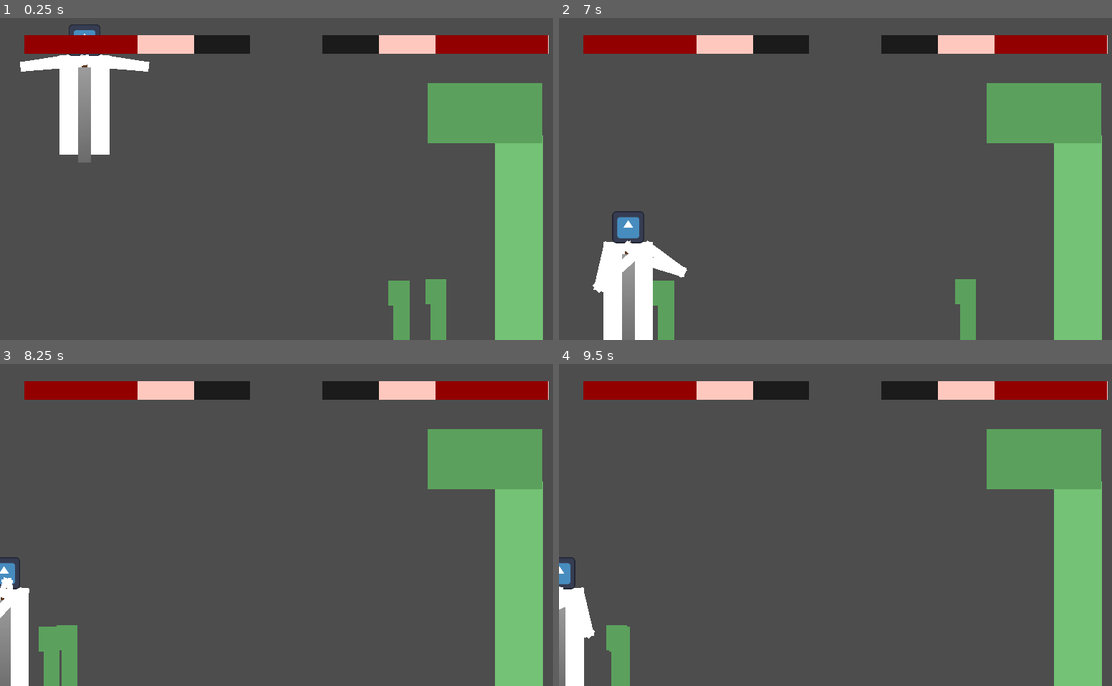
Above: before the commit, frames 1-4 (two rows, left to right).
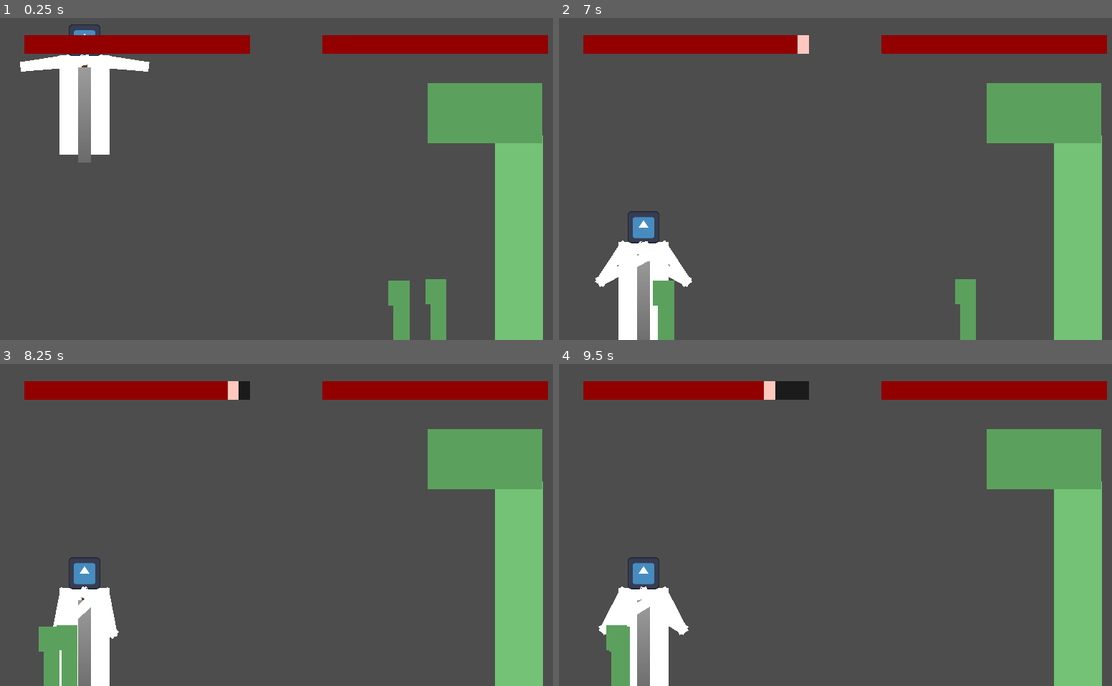
Above: after the commit, the same moments.

Repository: Tchetchouille/Dyspraxia-and-the-Dragon
Game: Godot game, scene res://Actual Project/Scenes/main.tscn
The game is run twice, just before and just after one commit, with the same random seed, the same clock (stepped at 60 frames per second) and the same inputs. The engine's default icon, where the game draws it, is replaced by a stand-in: a white triangle on a blue panel in a dark square.
Inputs:
- Up to frame 1 (0.25 s): no input
- Up to frame 2 (7 s): hold Right (ui_right) 0.53-2.03 s; hold Left (ui_left) 2.03-2.78 s; hold Right (ui_right) 2.78-4.28 s; hold Left (ui_left) 4.28-5.03 s; hold Right (ui_right) 5.03-5.78 s; hold Left (ui_left) from 5.78 s (still down)
- Up to frame 3 (8.25 s): release Left (ui_left) at 7.28 s; hold Right (ui_right) from 7.28 s (still down)
- Up to frame 4 (9.5 s): keep holding Right (ui_right)

The runs differ from the first frame. In frame 1, 2.4% of the frame differs, in the area x 24-100%, y 5-12%; in frame 2, 5.0%; in frame 3, 6.7%; in frame 4, 6.8%, in the area x 0-100%, y 5-100%.

Commit message:
Player Health Bar done + Tween for player arms

Diff:
--- a/dyspraxia-and-the-dragon/EXP (Experimental Stuff)/EXP Scenes/exp_celestia_character.tscn
+++ b/dyspraxia-and-the-dragon/EXP (Experimental Stuff)/EXP Scenes/exp_celestia_character.tscn
@@ -32,9 +32,15 @@
 [sub_resource type="RectangleShape2D" id="RectangleShape2D_bdqk2"]
 size = Vector2(190, 26)
 
+[sub_resource type="RectangleShape2D" id="RectangleShape2D_jrwe5"]
+size = Vector2(100, 200)
+
+[sub_resource type="RectangleShape2D" id="RectangleShape2D_u1afq"]
+size = Vector2(67, 66)
+
 [node name="ExpCelestia" type="CharacterBody2D"]
 position = Vector2(0, 90)
-collision_mask = 57
+collision_mask = 33
 script = ExtResource("1_55sdg")
 
 [node name="CollisionShape2D" type="CollisionShape2D" parent="."]
@@ -213,3 +219,15 @@
 position = Vector2(0, -50)
 node_a = NodePath("..")
 node_b = NodePath("../../../LeftArm1/UpperLeftArm")
+
+[node name="HitBox" type="Area2D" parent="."]
+collision_mask = 24
+
+[node name="CollisionShape2D" type="CollisionShape2D" parent="HitBox"]
+shape = SubResource("RectangleShape2D_jrwe5")
+
+[node name="CollisionShape2D2" type="CollisionShape2D" parent="HitBox"]
+position = Vector2(-0.5, -132)
+shape = SubResource("RectangleShape2D_u1afq")
+
+[connection signal="body_entered" from="HitBox" to="." method="_on_hit_box_body_entered"]
--- a/dyspraxia-and-the-dragon/EXP (Experimental Stuff)/EXP Scenes/exp_dragon.tscn
+++ b/dyspraxia-and-the-dragon/EXP (Experimental Stuff)/EXP Scenes/exp_dragon.tscn
@@ -1,4 +1,6 @@
-[gd_scene load_steps=7 format=3 uid="uid://dptogfynpfrby"]
+[gd_scene load_steps=8 format=3 uid="uid://dptogfynpfrby"]
+
+[ext_resource type="Script" path="res://EXP (Experimental Stuff)/EXP Scripts/exp_dragon.gd" id="1_x5usq"]
 
 [sub_resource type="Gradient" id="Gradient_xyn0o"]
 colors = PackedColorArray(0.453692, 0.761244, 0.462193, 1, 0.454902, 0.760784, 0.462745, 1)
@@ -21,6 +23,7 @@
 [node name="ExpDragon" type="CharacterBody2D"]
 collision_layer = 16
 collision_mask = 13
+script = ExtResource("1_x5usq")
 
 [node name="Sprite2D" type="Sprite2D" parent="."]
 position = Vector2(0, -218.5)
--- a/dyspraxia-and-the-dragon/EXP (Experimental Stuff)/EXP Scenes/main_ui.tscn
+++ b/dyspraxia-and-the-dragon/EXP (Experimental Stuff)/EXP Scenes/main_ui.tscn
@@ -1,4 +1,7 @@
-[gd_scene load_steps=9 format=3 uid="uid://btyfs2ogh11q5"]
+[gd_scene load_steps=11 format=3 uid="uid://btyfs2ogh11q5"]
+
+[ext_resource type="Script" path="res://EXP (Experimental Stuff)/EXP Scripts/exp_player_health_bar.gd" id="1_yllub"]
+[ext_resource type="Script" path="res://EXP (Experimental Stuff)/EXP Scripts/exp_dragon_health_bar.gd" id="2_5upj8"]
 
 [sub_resource type="StyleBoxEmpty" id="StyleBoxEmpty_d386c"]
 
@@ -70,6 +73,7 @@
 theme_override_styles/fill = SubResource("StyleBoxFlat_qr3vu")
 value = 50.0
 show_percentage = false
+script = ExtResource("1_yllub")
 
 [node name="DamageBar" type="ProgressBar" parent="VBoxContainer/HBoxContainer/PlayerHealth/HealthBar"]
 z_index = -1
@@ -111,6 +115,7 @@
 value = 50.0
 fill_mode = 1
 show_percentage = false
+script = ExtResource("2_5upj8")
 
 [node name="DamageBar" type="ProgressBar" parent="VBoxContainer/HBoxContainer/DragonHealth/HealthBar"]
 z_index = -1
@@ -140,3 +145,5 @@
 layout_mode = 2
 size_flags_vertical = 3
 size_flags_stretch_ratio = 15.0
+
+[connection signal="timeout" from="VBoxContainer/HBoxContainer/PlayerHealth/HealthBar/Timer" to="VBoxContainer/HBoxContainer/PlayerHealth/HealthBar" method="_on_timer_timeout"]
--- a/dyspraxia-and-the-dragon/EXP (Experimental Stuff)/EXP Scripts/exp_c_blade.gd
+++ b/dyspraxia-and-the-dragon/EXP (Experimental Stuff)/EXP Scripts/exp_c_blade.gd
@@ -10,5 +10,6 @@
 func _physics_process(_delta: float) -> void:
 	var left_stick_input = Input.get_vector("hand_left", "hand_right", "hand_up", "hand_down") * 160
 	var right_stick_input = Input.get_vector("sword_left", "sword_right", "sword_up", "sword_down")
-	position = left_stick_input
 	look_at(global_position + right_stick_input)
+	var tween = create_tween()
+	tween.tween_property(self, "position", left_stick_input, 0.2)
--- a/dyspraxia-and-the-dragon/EXP (Experimental Stuff)/EXP Scripts/exp_c_body.gd
+++ b/dyspraxia-and-the-dragon/EXP (Experimental Stuff)/EXP Scripts/exp_c_body.gd
@@ -3,6 +3,15 @@
 
 const SPEED = 300.0
 const JUMP_VELOCITY = -1200.0
+var health = 100
+
+
+@onready var health_bar =  get_node("../MainUi/VBoxContainer/HBoxContainer/PlayerHealth/HealthBar")
+
+
+func _ready() -> void:
+	health_bar.init_health(health)
+
 
 func _physics_process(delta: float) -> void:
 	# Add the gravity.
@@ -21,3 +30,8 @@
 	else:
 		velocity.x = move_toward(velocity.x, 0, SPEED)
 	move_and_slide()
+
+
+func _on_hit_box_body_entered(body: Node2D) -> void:
+	health -= 5
+	health_bar.set_health(health)
--- a/dyspraxia-and-the-dragon/EXP (Experimental Stuff)/EXP Scripts/exp_c_sword.gd
+++ b/dyspraxia-and-the-dragon/EXP (Experimental Stuff)/EXP Scripts/exp_c_sword.gd
@@ -8,4 +8,6 @@
 
 # Called every frame. 'delta' is the elapsed time since the previous frame.
 func _physics_process(_delta: float) -> void:
-	position = Input.get_vector("hand_left", "hand_right", "hand_up", "hand_down") * 160
+	var pos = Input.get_vector("hand_left", "hand_right", "hand_up", "hand_down") * 160
+	var tween = create_tween()
+	tween.tween_property(self, "position", pos, 0.2)
--- /dev/null
+++ b/dyspraxia-and-the-dragon/EXP (Experimental Stuff)/EXP Scripts/exp_dragon.gd
@@ -0,0 +1,11 @@
+extends CharacterBody2D
+
+
+const health = 100
+
+
+@onready var health_bar =  get_node("../MainUi/VBoxContainer/HBoxContainer/DragonHealth/HealthBar")
+
+
+func _ready() -> void:
+	health_bar.init_health(health)
--- /dev/null
+++ b/dyspraxia-and-the-dragon/EXP (Experimental Stuff)/EXP Scripts/exp_dragon_health_bar.gd
@@ -0,0 +1,47 @@
+extends ProgressBar
+
+# Shamelessly stolen from: https://www.youtube.com/watch?v=f90ieBOoIYQ
+
+@onready var timer = $Timer
+@onready var damage_bar = $DamageBar
+
+signal game_over
+
+var health = 0
+# Used to hold values sent by player scene before the health bar is fully instantiated
+var db_max_value
+var db_value
+
+
+func _ready() -> void:
+	damage_bar.max_value = db_max_value
+	damage_bar.value = db_value
+
+
+func _set_health(new_health):
+	var prev_health = health
+	print(health)
+	health = min(max_value, new_health)
+	value = health
+
+	if health <= 0:
+		game_over.emit()
+
+	if health < prev_health:
+		timer.start()
+	else:
+		damage_bar.value = health
+
+
+
+func init_health(_health):
+	health = _health
+	max_value = health
+	value = health
+	db_max_value = health
+	db_value = health
+
+
+
+func _on_timer_timeout() -> void:
+	damage_bar.value = health
--- /dev/null
+++ b/dyspraxia-and-the-dragon/EXP (Experimental Stuff)/EXP Scripts/exp_player_health_bar.gd
@@ -0,0 +1,48 @@
+extends ProgressBar
+
+# Shamelessly stolen from: https://www.youtube.com/watch?v=f90ieBOoIYQ
+
+@onready var timer = $Timer
+@onready var damage_bar = $DamageBar
+
+signal game_over
+
+var health = 0
+# Used to hold values sent by player scene before the health bar is fully instantiated
+var db_max_value
+var db_value
+
+
+func _ready() -> void:
+	damage_bar.max_value = db_max_value
+	damage_bar.value = db_value
+
+
+func set_health(new_health):
+	var prev_health = health
+	print(health)
+	health = min(max_value, new_health)
+	value = health
+
+	if health <= 0:
+		game_over.emit()
+
+	if health < prev_health:
+		timer.start()
+	else:
+		damage_bar.value = health
+
+
+func init_health(_health):
+	health = _health
+	max_value = health
+	value = health
+	db_max_value = health
+	db_value = health
+
+
+
+func _on_timer_timeout() -> void:
+	# damage_bar.value = health
+	var tween = create_tween()
+	tween.tween_property(damage_bar, "value", health, 0.1)
--- a/dyspraxia-and-the-dragon/EXP (Experimental Stuff)/EXP Scripts/game_manager.gd
+++ b/dyspraxia-and-the-dragon/EXP (Experimental Stuff)/EXP Scripts/game_manager.gd
@@ -26,7 +26,6 @@
 	if time >= 1:
 		dragon_action()
 		time = 0
-		print(available_claws)
 
 func dragon_action():
 	# The dragon "rolls a dice". If it is low enough and if a claw is available, it triggers a claw attack.
--- a/dyspraxia-and-the-dragon/project.godot
+++ b/dyspraxia-and-the-dragon/project.godot
@@ -45,8 +45,8 @@
 jump={
 "deadzone": 0.5,
 "events": [Object(InputEventJoypadButton,"resource_local_to_scene":false,"resource_name":"","device":-1,"button_index":0,"pressure":0.0,"pressed":true,"script":null)
-, Object(InputEventJoypadMotion,"resource_local_to_scene":false,"resource_name":"","device":-1,"axis":4,"axis_value":1.0,"script":null)
-, Object(InputEventJoypadMotion,"resource_local_to_scene":false,"resource_name":"","device":-1,"axis":5,"axis_value":1.0,"script":null)
+, Object(InputEventJoypadButton,"resource_local_to_scene":false,"resource_name":"","device":-1,"button_index":9,"pressure":0.0,"pressed":true,"script":null)
+, Object(InputEventJoypadButton,"resource_local_to_scene":false,"resource_name":"","device":-1,"button_index":10,"pressure":0.0,"pressed":true,"script":null)
 , Object(InputEventJoypadButton,"resource_local_to_scene":false,"resource_name":"","device":-1,"button_index":7,"pressure":0.0,"pressed":true,"script":null)
 ]
 }
@@ -72,12 +72,12 @@
 }
 move_left={
 "deadzone": 0.5,
-"events": [Object(InputEventJoypadButton,"resource_local_to_scene":false,"resource_name":"","device":-1,"button_index":9,"pressure":0.0,"pressed":true,"script":null)
+"events": [Object(InputEventJoypadMotion,"resource_local_to_scene":false,"resource_name":"","device":-1,"axis":4,"axis_value":1.0,"script":null)
 ]
 }
 move_right={
 "deadzone": 0.5,
-"events": [Object(InputEventJoypadButton,"resource_local_to_scene":false,"resource_name":"","device":-1,"button_index":10,"pressure":0.0,"pressed":true,"script":null)
+"events": [Object(InputEventJoypadMotion,"resource_local_to_scene":false,"resource_name":"","device":-1,"axis":5,"axis_value":1.0,"script":null)
 ]
 }
 
@@ -89,6 +89,7 @@
 2d_physics/layer_4="Fireballs"
 2d_physics/layer_5="Dragon"
 2d_physics/layer_6="Floor"
+2d_physics/layer_7="Hitbox"
 
 [physics]
 
Not shown: 1 places in dyspraxia-and-the-dragon/EXP (Experimental Stuff)/EXP Scenes/exp_celestia_character.tscn that only renumber resources
